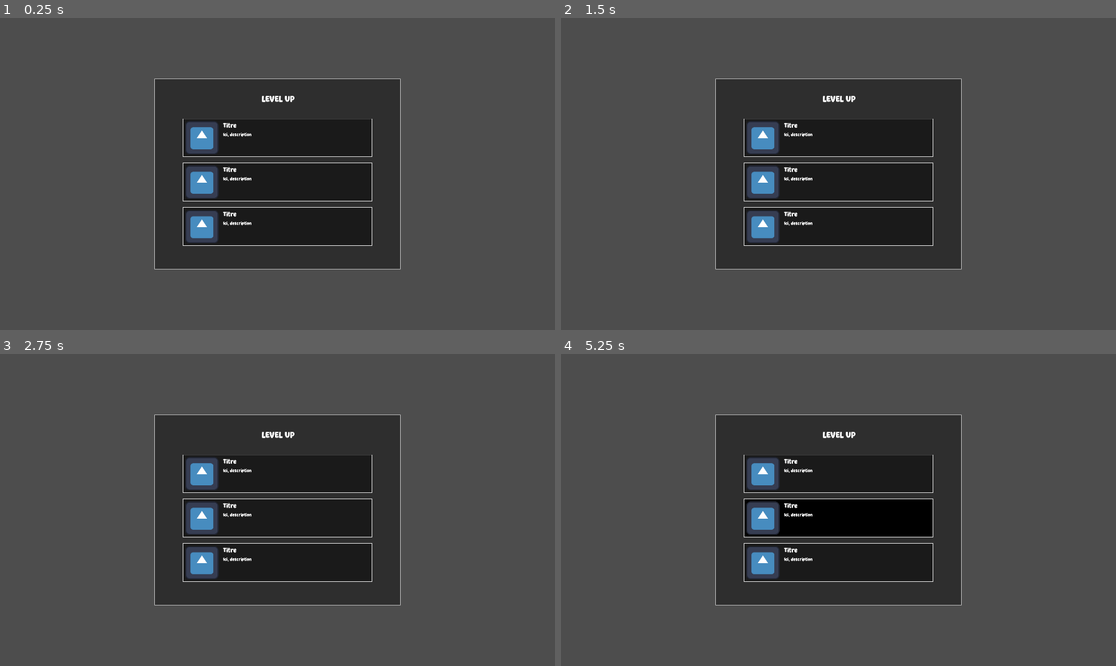
Above: before the commit, frames 1-4 (two rows, left to right).
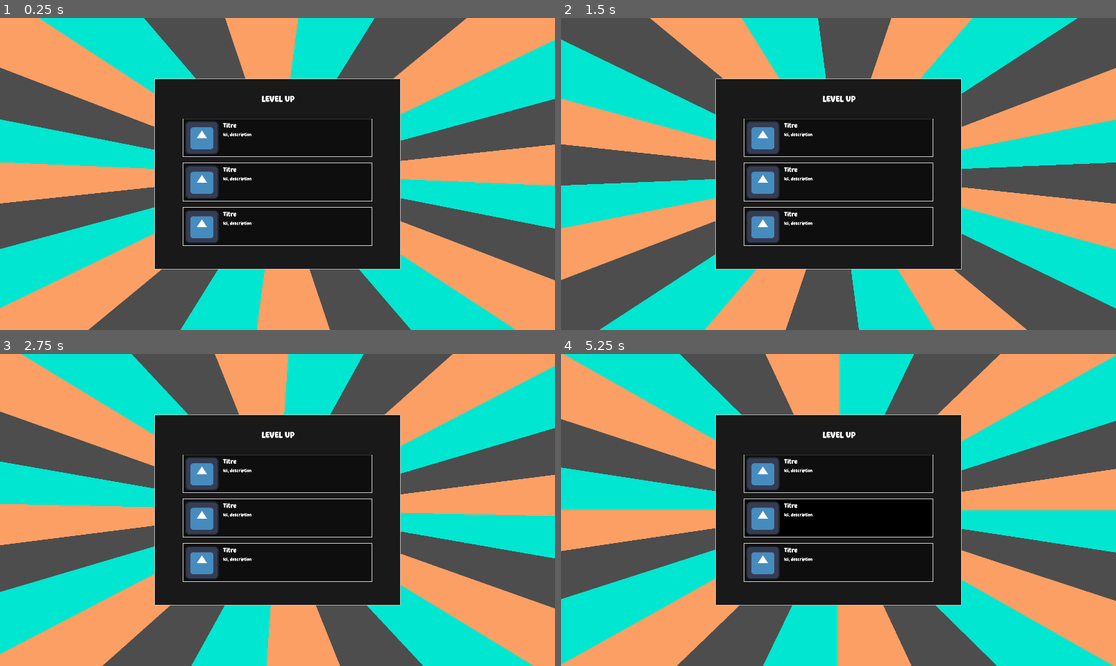
Above: after the commit, the same moments.

Repository: PoloLoveTaco/AstroSurvivor
Game: Godot game, scene res://scenes/upgrade_panel.tscn
Two runs of this game, one before a commit and one after it. Both use one fixed random seed, a clock stepped at 60 frames per second and the inputs below. This scene is started directly instead of the project's main scene. The engine's default icon, where the game draws it, is replaced by a stand-in: a white triangle on a blue panel in a dark square.
Inputs (mouse positions are in pixels of both pictures, inside the frame that each line leads up to):
- Up to frame 1 (0.25 s): no input
- Up to frame 2 (1.5 s): move the mouse to (960, 158) at 0.52 s; hold D (right) 0.53-1.28 s; move the mouse to (727, 189) at 1.27 s; hold S (down) from 1.28 s (still down)
- Up to frame 3 (2.75 s): move the mouse to (333, 441) at 2.02 s; release S (down) at 2.03 s; hold D (right) from 2.03 s (still down)
- Up to frame 4 (5.25 s): move the mouse to (810, 572) at 2.77 s; release D (right) at 2.78 s; hold W (up) 2.78-3.53 s; move the mouse to (1005, 556) at 3.52 s; hold A (left) 3.53-5.03 s; move the mouse to (672, 463) at 4.27 s; move the mouse to (866, 510) at 5.02 s; hold S (down) from 5.03 s (still down)

The runs differ from the first frame. In frame 1, 51% of the frame differs, in the area x 0-100%, y 0-100%; in frame 2, 46%; in frame 3, 51%; in frame 4, 51%.
Error in both runs: Out of bounds get index '0' (on base: 'Array[Node]') (res://Scripts/Upgrades/upgrade_manager.gd:11)

Commit message:
[ADD] spining upgrade

Diff:
--- a/Shaders/StarBackground.gdshader
+++ /dev/null
@@ -1,119 +0,0 @@
-shader_type canvas_item;
-
-// ---------- Réglages principaux ----------
-uniform vec2  camera_offset     = vec2(0.0, 0.0); // position monde de la Camera2D (envoyée par GDScript)
-uniform float parallax          : hint_range(0.0, 2.0) = 0.4; // 0 = fixe au monde, 1 = suit pile la cam (fond "collé")
-uniform float speed             : hint_range(0.0, 400.0) = 60.0;  // défilement (vers le bas)
-uniform float global_scale      : hint_range(0.25, 4.0)  = 1.0;   // zoom global
-uniform float brightness        : hint_range(0.2, 3.0)   = 1.0;   // gain
-uniform float twinkle_strength  : hint_range(0.0, 1.0)   = 0.25;  // intensité scintillement
-uniform float twinkle_speed     : hint_range(0.1, 12.0)  = 3.0;   // vitesse scintillement
-uniform float seed              : hint_range(0.0, 999.0) = 1337.0;
-
-// "Pleiiiins" d'étoiles : 3 octaves * 5 candidats/cellule = 15 étoiles potentielles par pixel
-// Ajuste ces facteurs pour ENCORE plus (au prix des perfs)
-uniform vec3 octave_density = vec3(1.0, 1.0, 1.0); // poids par octave
-uniform vec3 octave_scale   = vec3(1.00, 1.75, 3.00);
-uniform vec3 octave_speed   = vec3(1.00, 0.65, 0.40);
-uniform vec3 octave_size    = vec3(0.90, 0.75, 0.60); // taille relative (octaves lointaines = plus petites)
-
-// teintes légerement variées
-uniform vec3 color_a = vec3(1.0, 1.0, 1.0);
-uniform vec3 color_b = vec3(0.78, 0.86, 1.0);
-
-// ---------- Utils ----------
-float hash21(vec2 p){
-    p = fract(p * vec2(443.8975, 441.423));
-    p += dot(p, p + 23.345);
-    return fract(p.x * p.y);
-}
-vec2 hash22(vec2 p){
-    float n = hash21(p);
-    return vec2(n, hash21(p + n));
-}
-
-// profil d’étoile (cœur + halo doux)
-float star_profile(float d, float s){
-    // s = taille "noyau"
-    float core = smoothstep(s, 0.0, d);
-    float halo = smoothstep(2.5*s, 0.0, d) * 0.25;
-    return core + halo;
-}
-
-// une "cellule" produit plusieurs candidats (étoiles) — dense mais cheap
-float star_candidates(vec2 uv, float cell, float size_mul, float t, out float color_mix){
-    vec2 g = floor(uv / cell);
-    float acc = 0.0;
-    float mix_acc = 0.0;
-
-    // 5 candidats par cellule (réglage fixe pour le GPU)
-    // On "décale" l’UV pour varier les positions locales
-    for (int i = 0; i < 5; i++){
-        vec2 jitter = vec2(float(i) * 11.13, float(i) * 7.77);
-        vec2 r = hash22(g + seed + jitter);
-        vec2 star_pos = (g + r) * cell;
-
-        float d = length(uv - star_pos);
-
-        // scintillement par-étoile
-        float phase = r.x * 6.28318;
-        float tw = 1.0 + twinkle_strength * (sin(t * twinkle_speed + phase) * 0.5 + 0.5);
-
-        // probabilité d'apparition (seuil) -> BEAUCOUP d’étoiles
-        float appear = step(0.12, r.y); // plus petit -> plus d’étoiles
-        float s = star_profile(d, size_mul) * tw * appear;
-
-        acc += s;
-        mix_acc += s * r.x; // sert à mixer la teinte sur ce lot
-    }
-
-    color_mix = (acc > 0.0) ? clamp(mix_acc / (acc + 1e-5), 0.0, 1.0) : 0.0;
-    return acc;
-}
-
-// une octave (échelle + vitesse)
-float star_octave(vec2 uv, float scale_mul, float speed_mul, float density_mul, float size_mul, float t, out float mix_out){
-    vec2 luv = uv * scale_mul;
-    luv.y += t * speed * speed_mul;
-
-    // cellule fine -> plus d’étoiles
-    float cell = mix(110.0, 36.0, clamp(density_mul, 0.0, 1.0));
-    float layer_mix;
-    float s = 0.0;
-
-    // On échantillonne la cellule et deux variantes décalées pour casser les motifs
-    float m0; s += star_candidates(luv,            cell, 0.9 * size_mul, t, m0);
-    float m1; s += star_candidates(luv +  37.7,    cell, 1.0 * size_mul, t, m1);
-    float m2; s += star_candidates(luv + -19.3, cell*0.85, 0.8 * size_mul, t, m2);
-
-    // moyenne des mixes de couleur
-    layer_mix = (m0 + m1 + m2 > 0.0) ? (m0*m0 + m1*m1 + m2*m2) / ((m0 + m1 + m2) + 1e-5) : 0.0;
-    mix_out = layer_mix;
-    return s;
-}
-
-void fragment(){
-    // UV isotropes en unités "écran"
-	vec2 uv = SCREEN_UV * 400.0;        // la version simple que tu utilises déjà
-	uv -= vec2(-camera_offset.x, -camera_offset.y) * parallax;     // <<< AJOUT : décale en fonction de la caméra
-
-    float t = TIME;
-
-    float mix0; float s0 = star_octave(uv, octave_scale.x, octave_speed.x, octave_density.x, octave_size.x, t, mix0);
-    float mix1; float s1 = star_octave(uv, octave_scale.y, octave_speed.y, octave_density.y, octave_size.y, t, mix1);
-    float mix2; float s2 = star_octave(uv, octave_scale.z, octave_speed.z, octave_density.z, octave_size.z, t, mix2);
-
-    // teintes
-    vec3 c0 = mix(color_a, color_b, mix0);
-    vec3 c1 = mix(color_b, color_a, mix1);
-    vec3 c2 = mix(color_a, color_b, mix2);
-
-    vec3 col = c0 * s0 + c1 * s1 + c2 * s2;
-
-    // vignette subtile (évite un mur uniforme)
-    vec2 uv01 = SCREEN_UV - 0.5;
-    float vignette = 1.0 - smoothstep(0.6, 0.96, length(uv01));
-    col *= mix(0.9, 1.0, vignette);
-
-    COLOR = vec4(col * brightness, 1.0);
-}
--- /dev/null
+++ b/Shaders/spining_lines.gdshader
@@ -0,0 +1,39 @@
+shader_type canvas_item;
+render_mode unshaded;
+
+uniform vec2 center = vec2(0.5, 0.5);
+uniform int stripes : hint_range(1, 512) = 24;
+uniform float speed : hint_range(0.0, 5.0, 0.1) = 0.2;
+uniform int direction : hint_range(-1, 1, 2) = 1;
+uniform vec4 stripe_colors[8] : source_color;
+uniform int color_count : hint_range(1, 8) = 2;
+
+void fragment() {
+    // Aspect ratio robuste : texture si dispo, sinon viewport via SCREEN_PIXEL_SIZE
+    float aspect = 1.0;
+    if (TEXTURE_PIXEL_SIZE.x > 0.0 && TEXTURE_PIXEL_SIZE.y > 0.0) {
+        aspect = TEXTURE_PIXEL_SIZE.y / TEXTURE_PIXEL_SIZE.x; // width/height
+    } else {
+        aspect = SCREEN_PIXEL_SIZE.y / SCREEN_PIXEL_SIZE.x;   // (1/w)/(1/h) = w/h
+    }
+
+    vec2 uv = UV;
+    vec2 c  = center;
+
+    // Corrige l’étirement horizontal
+    vec2 dirv = (uv - c) * vec2(aspect, 1.0);
+
+    float angle = atan(dirv.y, dirv.x);
+    angle -= TIME * speed * float(direction);
+
+    float sector = TAU / float(max(stripes, 1));
+
+    // Normalise l’angle dans [0, TAU)
+    float a = mod(angle, TAU);
+    if (a < 0.0) a += TAU;
+
+    int stripe_index = int(floor(a / sector)) % stripes;
+    int color_index = clamp(stripe_index % color_count, 0, color_count - 1);
+
+    COLOR = stripe_colors[color_index];
+}
--- a/scenes/upgrade_panel.tscn
+++ b/scenes/upgrade_panel.tscn
@@ -1,14 +1,24 @@
-[gd_scene load_steps=6 format=3 uid="uid://cifdxaidofltg"]
+[gd_scene load_steps=8 format=3 uid="uid://dtq8ecyqf4oug"]
 
 [ext_resource type="Script" uid="uid://07nblf3a4jcq" path="res://Scripts/Upgrades/upgrade_panel.gd" id="1_gersm"]
 [ext_resource type="Texture2D" uid="uid://ca5vysmpmgspt" path="res://icon.svg" id="1_lev6e"]
+[ext_resource type="Shader" uid="uid://rat80rvydcla" path="res://Shaders/spining_lines.gdshader" id="2_8kbbg"]
+
+[sub_resource type="ShaderMaterial" id="ShaderMaterial_8kbbg"]
+shader = ExtResource("2_8kbbg")
+shader_parameter/center = Vector2(0.5, 0.5)
+shader_parameter/stripes = 24
+shader_parameter/speed = 0.30000000447036
+shader_parameter/direction = 1
+shader_parameter/stripe_colors = PackedColorArray(0, 0.899768, 0.81697303, 1, 0.18, 0.5079999, 1, 0, 0.9878457, 0.62131655, 0.39577827, 1, 0, 0, 0, 0, 0, 0, 0, 0, 0, 0, 0, 0, 0, 0, 0, 0, 0, 0, 0, 0)
+shader_parameter/color_count = 3
 
 [sub_resource type="StyleBoxFlat" id="StyleBoxFlat_lev6e"]
 content_margin_left = 0.0
 content_margin_top = 0.0
 content_margin_right = 0.0
 content_margin_bottom = 0.0
-bg_color = Color(0.1, 0.1, 0.1, 0.6)
+bg_color = Color(0.1, 0.1, 0.1, 1)
 border_width_left = 2
 border_width_top = 2
 border_width_right = 2
@@ -49,6 +59,15 @@
 grow_vertical = 2
 script = ExtResource("1_gersm")
 
+[node name="ColorRect" type="ColorRect" parent="."]
+material = SubResource("ShaderMaterial_8kbbg")
+layout_mode = 1
+anchors_preset = 15
+anchor_right = 1.0
+anchor_bottom = 1.0
+grow_horizontal = 2
+grow_vertical = 2
+
 [node name="Panel" type="Panel" parent="."]
 layout_mode = 1
 anchors_preset = 8
Not shown, removed: Shaders/StarBackground.gdshader.uid
Not shown, added: Shaders/spining_lines.gdshader.uid
Not shown, changed: Assets/.DS_Store
